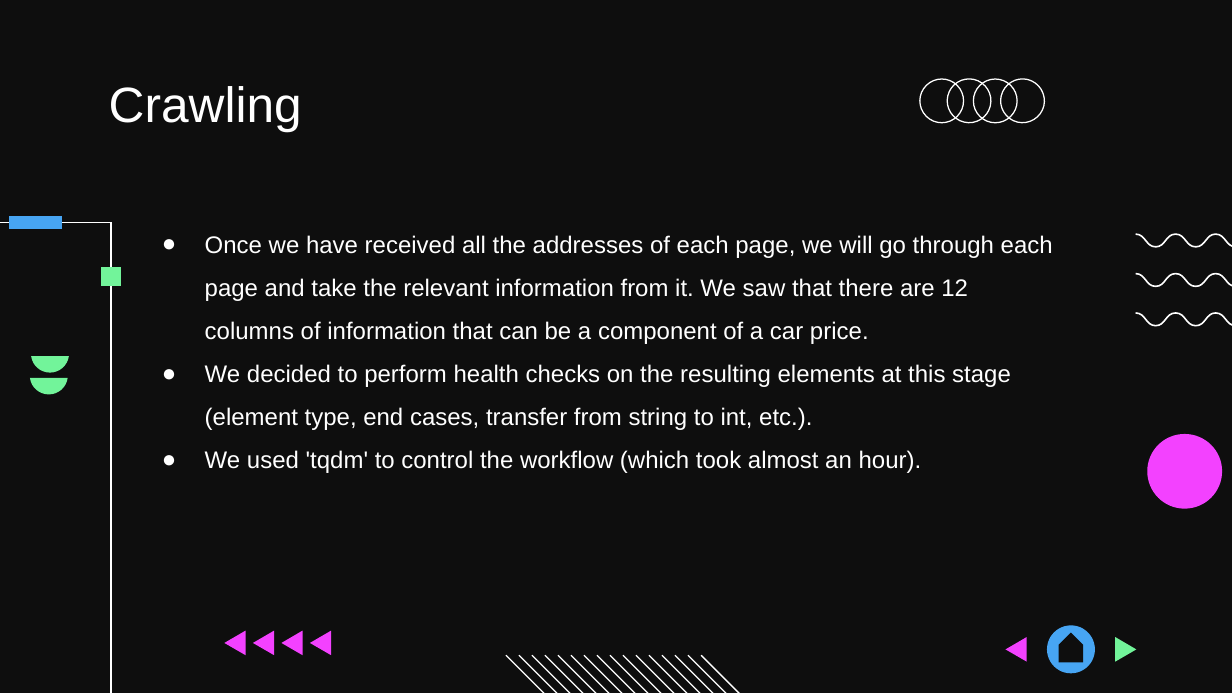
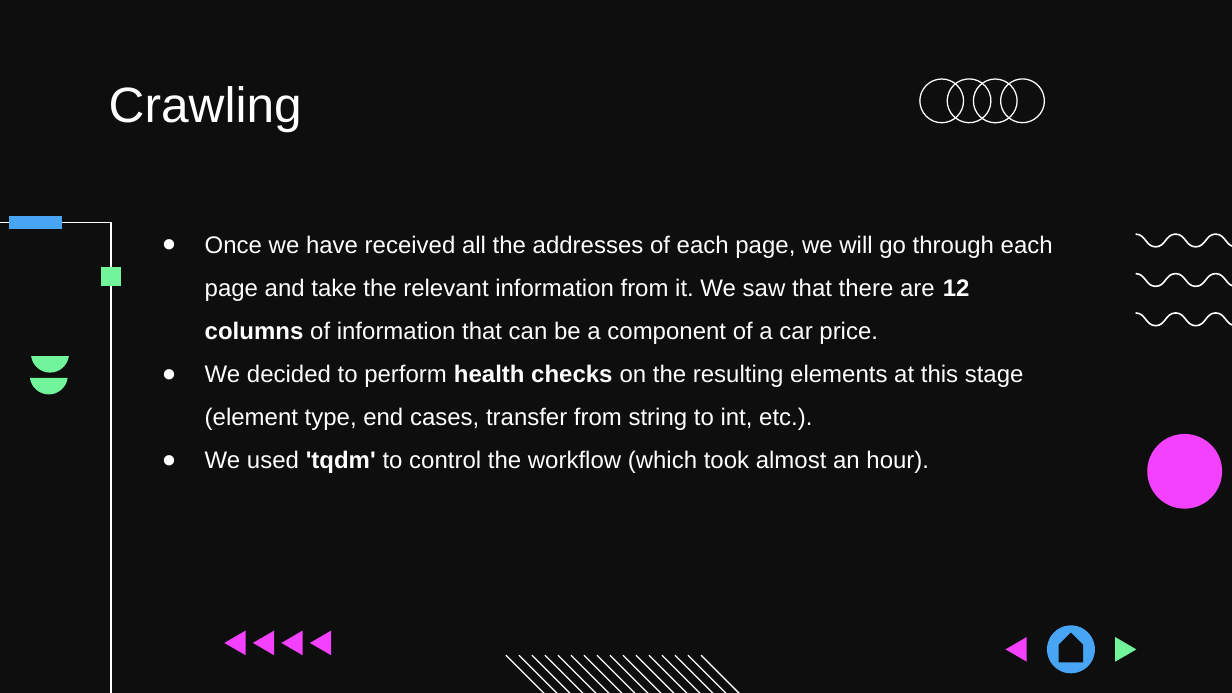
Before and after one commit to NaveShimoni/DataScienceProject, a slide deck: slide 8 of Data Science Project.pptx. Drawn at 1232x693 pixels with LibreOffice and Linux fonts; fonts in the diff are those of the drawing; background and template pictures are left out. Boxes give left, top, right and bottom in pixels: in the first picture for what was removed or moved away, otherwise in the second. Text is boxed around its words. In the diff, an @@ line names an element or a change of style, - is before the commit and + after.

```diff
--- a/Data Science Project.pptx
+++ b/Data Science Project.pptx
@@ subtitle "Once we have received all ..." at box(205, 235, 1053, 473): bold on in "12 columns", "health checks", "'tqdm'" @@
```
Also in this commit, not shown: 1 other slide changed, 3 other files.
